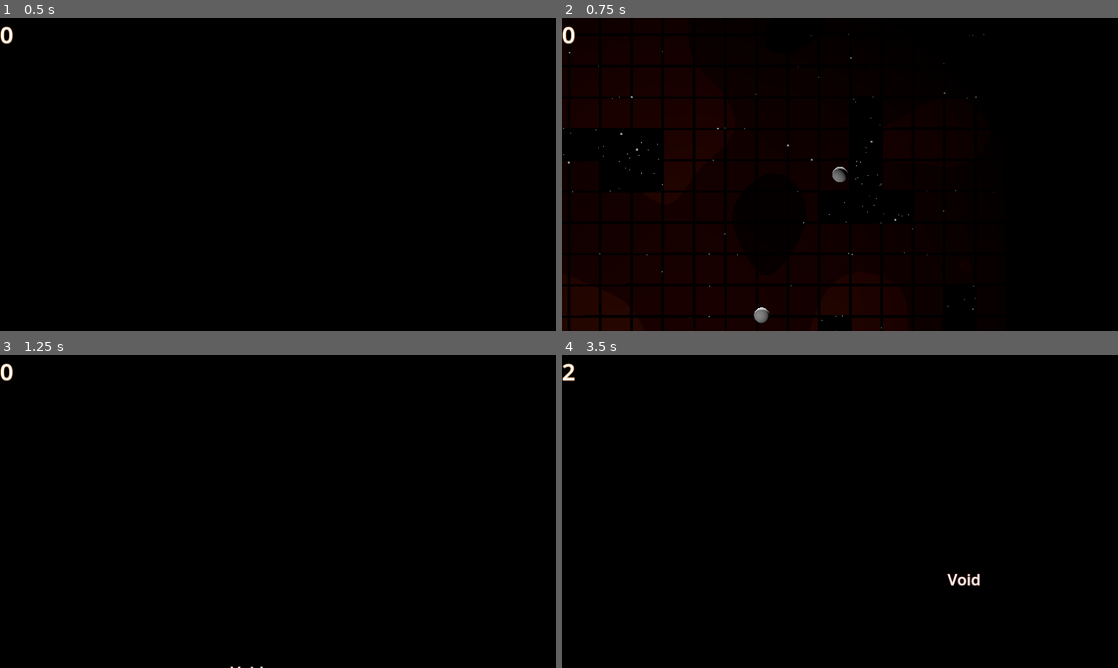
Above: before the commit, frames 1-4 (two rows, left to right).
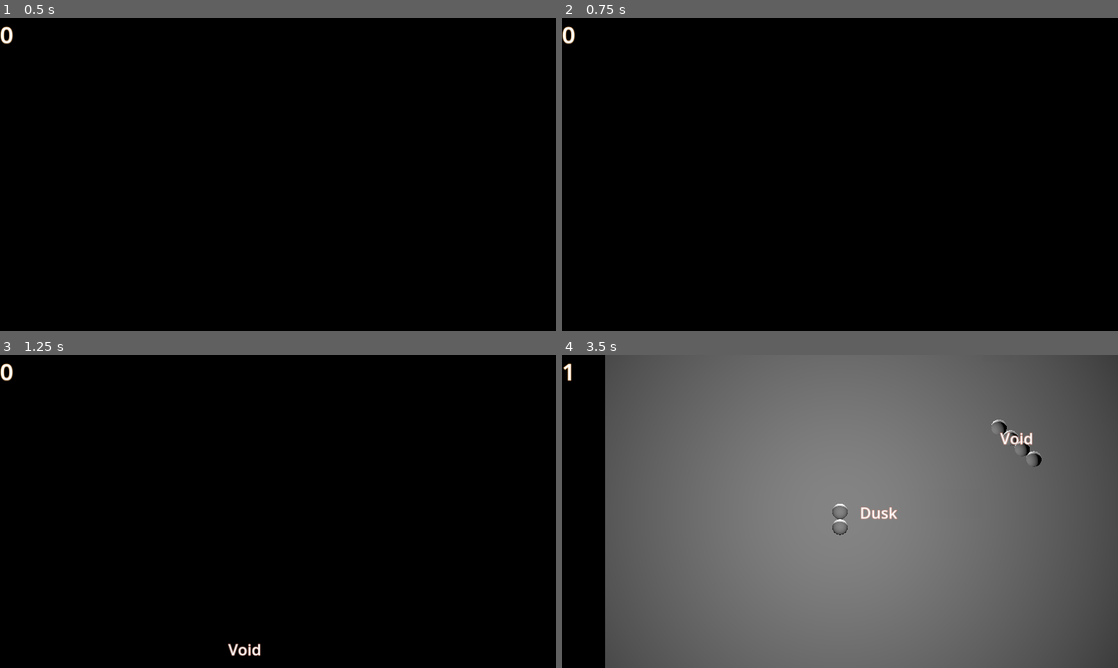
Above: after the commit, the same moments.

Repository: ilyaev/godot-snake-world
Game: Godot game, scene res://field.tscn
The game is run twice, just before and just after one commit, with the same random seed, the same clock (stepped at 60 frames per second) and the same inputs. This scene is started directly instead of the project's main scene.
Inputs:
- Up to frame 1 (0.5 s): no input
- Up to frame 2 (0.75 s): tap Enter (ui_accept) at 0.5 s; hold Right (ui_right) from 0.53 s (still down)
- Up to frame 3 (1.25 s): keep holding Right (ui_right); tap Enter (ui_accept) at 0.77 s
- Up to frame 4 (3.5 s): release Right (ui_right) at 1.28 s; hold Down (ui_down) 1.28-2.03 s; tap Enter (ui_accept) at 1.52, 3.02 s; hold Right (ui_right) 2.03-2.78 s; hold Up (ui_up) from 2.78 s (still down)

Frame 1 is identical in both runs. In frame 2, 7.7% of the frame differs, in the area x 0-78%, y 5-100%; in frame 3, 0.2%; in frame 4, 92%, in the area x 0-100%, y 0-100%.

Commit message:
feat: wall blocks

Diff:
--- a/board.gdshader
+++ b/board.gdshader
@@ -3,6 +3,7 @@
 uniform sampler2D level : filter_nearest;
 uniform sampler2D noise;
 uniform float disolve;
+instance uniform vec2 dimensions;
 
 float n21(vec2 n) {
     return fract(sin(dot(n, vec2(12.9898 + floor(1.), 4.1414))) * 43758.5453);
@@ -28,7 +29,7 @@
 }
 
 void fragment() {
-	float size = 20.;
+	vec2 size = dimensions;
 
 	vec2 uv = fract(UV*size);
 	vec2 id = floor(UV*size);
@@ -52,23 +53,27 @@
 
 	float plasma_scale = TIME * .3;
 
-	vec3 t = texture(noise, UV/2. + vec2(TIME * -0.01, sin(TIME)*.01)).rgb;
+	vec2 duv = UV;
+	if (dimensions.x > dimensions.y) {
+		duv.y /= dimensions.x / dimensions.y;
+	} else {
+		duv.x /= dimensions.y / dimensions.x;
+	}
+
+	vec3 t = texture(noise, duv/2. + vec2(TIME * -0.01, sin(TIME)*.01)).rgb;
 	vec3 p = max(step(.4+sin(plasma_scale)*.1, t)*.1, step(.6+cos(plasma_scale)*.1, t)*.2);
 	p = max(p, step(8.+cos(plasma_scale+sin(plasma_scale))*.1, t)*.3);
 	ALBEDO -= mix(vec3(0.), ALBEDO, p.r)*3.;
 	ALBEDO -= t*.025;
 
 	if (disolve > 0.) {
-		ALBEDO = step(disolve,texture(noise, UV*2.).rgb) * ALBEDO;
+		ALBEDO = step(disolve,texture(noise, duv*2.).rgb) * ALBEDO;
 	}
 
-
-
 	if (ALBEDO.r == 0. || border == 0.) {
-		ALBEDO = draw_background(UV, TIME, 80) + draw_background(UV, TIME, 160) + draw_background(UV, TIME, 180);
+		ALBEDO = draw_background(duv, TIME, 80) + draw_background(duv, TIME, 160) + draw_background(duv, TIME, 180);
 	} else {
 		ROUGHNESS = ALBEDO.r;
 	}
 
-
 }
--- /dev/null
+++ b/board_material.tres
@@ -0,0 +1,20 @@
+[gd_resource type="ShaderMaterial" load_steps=5 format=3 uid="uid://c4syv7aamw8qp"]
+
+[ext_resource type="Shader" path="res://board.gdshader" id="1_mdn1o"]
+[ext_resource type="Texture2D" uid="uid://bd0ewd5v5stm8" path="res://levels/level1.png" id="2_7g0ie"]
+
+[sub_resource type="FastNoiseLite" id="FastNoiseLite_c6iac"]
+noise_type = 4
+seed = 4
+fractal_octaves = 4
+
+[sub_resource type="NoiseTexture2D" id="NoiseTexture2D_ow14o"]
+seamless = true
+noise = SubResource("FastNoiseLite_c6iac")
+
+[resource]
+render_priority = 0
+shader = ExtResource("1_mdn1o")
+shader_parameter/disolve = 2.08165e-12
+shader_parameter/level = ExtResource("2_7g0ie")
+shader_parameter/noise = SubResource("NoiseTexture2D_ow14o")
--- a/field.gd
+++ b/field.gd
@@ -1,30 +1,39 @@
+@tool
 extends Node3D
 class_name Field
 
-const SPAWN_RANDOM := 10.0
-
-var T := 0.0
-
 @export var player_scene : PackedScene
 @export var slate_colors : Array[Color] = []
-@export var noise_texture : Texture
-@export var noise_textures : Array[Texture] = []
-
-@export var level := 0
-
+@export var level_id := 0:
+	set(new_level_id):
+		level_id = new_level_id
+		level = load("res://levels/level"+str(new_level_id)+".tscn").instantiate()
+		for child in get_children():
+			if child is Level:
+				child.queue_free()
+		level.build_maps()
+		empty_map = level.empty_map
+		field_map = level.field_map
+		block_map = level.block_map
+		add_child(level)
+
+const SPAWN_RANDOM := 10.0
+var T := 0.0
+var noise_texture : Texture
+var level : Level
 var empty_map : Dictionary = {}
+var block_map : Dictionary = {}
 var color_map : Dictionary = {}
-
 var field_map = FieldMap.new()
 
 func _ready():
+	if Engine.is_editor_hint():
+		return
+
 	# We only need to spawn players on the server.
 	set_physics_process(multiplayer.is_server())
-	noise_texture = noise_textures[level]
 	# Connect camera to player position
 	Events.PLAYER_POSITION.connect(func (pos): $Camera.position = Vector3(pos.x, pos.y, $Camera.position.z))
-
-	$board.get_active_material(0).set_shader_parameter("level", noise_texture)
 
 	if not multiplayer.is_server():
 		return
@@ -40,17 +49,6 @@
 	if not OS.has_feature("dedicated_server"):
 		add_player(1)
 		add_player(2)
-
-	var level_image = noise_texture.get_image()
-	for x in range(-9, 10):
-		for y in range(-9, 10):
-			var is_empty = false
-			var pixel = level_image.get_pixelv(Vector2(x, y * -1) + Vector2(10, 10)).r
-			if pixel > .1:
-				is_empty = true
-			empty_map[str(x) + '_' + str(y)] = is_empty
-
-	field_map.init(level_image)
 
 func _physics_process(delta):
 	T += delta
@@ -70,12 +68,8 @@
 
 func spawn_food():
 	var food = preload("res://food.tscn").instantiate()
-	var food_pos
-	for i in range(0,20):
-		food_pos = Vector3(randi_range(-8, 8) * 2 + 1,randi_range(-8, 8) * 2 + 1,.8)
-		if is_board_empty(food_pos):
-			break
-	food.position = food_pos
+	var food_pos = level.find_empty_cell_center()
+	food.position = Vector3(food_pos.x, food_pos.y, .8)
 	food.type = 'food'
 	if randf() > .2:
 		food.type = 'slate'
@@ -83,6 +77,8 @@
 	Callable($Objects.add_child).call_deferred(food, true)
 
 func _exit_tree():
+	if Engine.is_editor_hint():
+		return
 	if not multiplayer.is_server():
 		return
 	multiplayer.peer_connected.disconnect(add_player)
@@ -103,16 +99,18 @@
 	character.name = str(id)
 	character.title = get_random_name()
 	character.index = $Players.get_child_count()
-	if id != 1:
-		var pos = Vector3(float(randi_range(-SPAWN_RANDOM, SPAWN_RANDOM)), float(randi_range(-SPAWN_RANDOM, SPAWN_RANDOM)), 0)
-		character.pos = pos
-		character.get_node('head').position = pos
-	else:
+
+	var pos = level.find_empty_cell_center()
+	character.pos = pos
+	character.get_node('head').position = pos
+
+	if id == 1:
 		character.color = Vector3(.0,.0,.0)
 		character.is_autopilot = true
 		character.get_node('Autopilot').is_active = true
 		character.get_node('Autopilot').field = self
 		character.title = 'Void'
+
 	character.get_node("Title").set_text(character.title)
 	character.change_cell.connect(on_player_cell_change)
 	character.change_state.connect(on_player_state_change)
@@ -138,6 +136,11 @@
 
 
 func on_player_state_change(state : String, current_state : String, player : Player):
+	if state == 'PlayerNormal' and current_state == 'PlayerEliminated':
+		var pos = level.find_empty_cell_center()
+		player.pos = pos
+		player.get_node("head").position = pos
+
 	if state == 'PlayerEliminated':
 		if player.player == multiplayer.get_unique_id():
 			$StateMachine.transit("FieldGameover")
@@ -151,7 +154,6 @@
 func on_player_cell_change(cell_pos, player):
 	if !multiplayer.is_server():
 		return
-	#add_bolt(player.pos, get_server_snake().pos)
 	var is_empty = is_board_empty(cell_pos)
 	if is_empty:
 		if player.get_state() == 'PlayerCarrySlate':
--- a/field.tscn
+++ b/field.tscn
@@ -1,14 +1,10 @@
-[gd_scene load_steps=30 format=3 uid="uid://b1psoaww4dkmv"]
+[gd_scene load_steps=19 format=3 uid="uid://b1psoaww4dkmv"]
 
 [ext_resource type="Script" path="res://field.gd" id="1_a1q4k"]
 [ext_resource type="PackedScene" uid="uid://cw8w6clmxedi6" path="res://player.tscn" id="2_yh3il"]
-[ext_resource type="Shader" path="res://board.gdshader" id="3_6dudo"]
 [ext_resource type="Shader" path="res://back.gdshader" id="4_82mon"]
-[ext_resource type="Texture2D" uid="uid://bhv87mpitw43w" path="res://levels/level2.png" id="4_hy2cv"]
-[ext_resource type="Texture2D" uid="uid://bd0ewd5v5stm8" path="res://levels/level1.png" id="5_1rdm2"]
 [ext_resource type="Script" path="res://states/state_machine.gd" id="5_8eoi3"]
 [ext_resource type="Script" path="res://states/field_start.gd" id="6_gd6xd"]
-[ext_resource type="Shader" path="res://wall.gdshader" id="6_t1cal"]
 [ext_resource type="Script" path="res://states/field_game.gd" id="7_ioieq"]
 [ext_resource type="Script" path="res://states/field_gameover.gd" id="8_mswy3"]
 
@@ -18,7 +14,7 @@
 
 [sub_resource type="QuadMesh" id="QuadMesh_i23sf"]
 material = SubResource("ShaderMaterial_iiyic")
-size = Vector2(80, 80)
+size = Vector2(160, 160)
 
 [sub_resource type="FastNoiseLite" id="FastNoiseLite_lsepe"]
 
@@ -50,18 +46,6 @@
 "transitions": PackedFloat32Array(1),
 "update": 0,
 "values": [0.0]
-}
-tracks/1/type = "value"
-tracks/1/imported = false
-tracks/1/enabled = true
-tracks/1/path = NodePath("%screen/../../board:mesh:material:shader_parameter/disolve")
-tracks/1/interp = 1
-tracks/1/loop_wrap = true
-tracks/1/keys = {
-"times": PackedFloat32Array(0),
-"transitions": PackedFloat32Array(1),
-"update": 0,
-"values": [2.08165e-12]
 }
 
 [sub_resource type="Animation" id="Animation_vggfv"]
@@ -79,18 +63,6 @@
 "update": 0,
 "values": [1.0, 1.0, 0.0]
 }
-tracks/1/type = "value"
-tracks/1/imported = false
-tracks/1/enabled = true
-tracks/1/path = NodePath("%screen/../../board:mesh:material:shader_parameter/disolve")
-tracks/1/interp = 1
-tracks/1/loop_wrap = true
-tracks/1/keys = {
-"times": PackedFloat32Array(0, 0.7),
-"transitions": PackedFloat32Array(1, 1),
-"update": 0,
-"values": [2.08165e-12, 1.0]
-}
 
 [sub_resource type="Animation" id="Animation_5uwg7"]
 resource_name = "show"
@@ -107,18 +79,6 @@
 "update": 0,
 "values": [0.0, 0.0, 1.0]
 }
-tracks/1/type = "value"
-tracks/1/imported = false
-tracks/1/enabled = true
-tracks/1/path = NodePath("%screen/../../board:mesh:material:shader_parameter/disolve")
-tracks/1/interp = 1
-tracks/1/loop_wrap = true
-tracks/1/keys = {
-"times": PackedFloat32Array(0, 0.7),
-"transitions": PackedFloat32Array(1, 1),
-"update": 0,
-"values": [1.0, 2.08165e-12]
-}
 
 [sub_resource type="AnimationLibrary" id="AnimationLibrary_w8csh"]
 _data = {
@@ -127,51 +87,18 @@
 "show": SubResource("Animation_5uwg7")
 }
 
-[sub_resource type="FastNoiseLite" id="FastNoiseLite_jlru7"]
-noise_type = 3
-seed = 9
-fractal_octaves = 2
-
-[sub_resource type="NoiseTexture2D" id="NoiseTexture2D_hp20g"]
-seamless = true
-noise = SubResource("FastNoiseLite_jlru7")
-
-[sub_resource type="ShaderMaterial" id="ShaderMaterial_x2atr"]
-render_priority = 0
-shader = ExtResource("3_6dudo")
-shader_parameter/disolve = 2.08165e-12
-shader_parameter/level = ExtResource("5_1rdm2")
-shader_parameter/noise = SubResource("NoiseTexture2D_hp20g")
-
-[sub_resource type="QuadMesh" id="QuadMesh_ylyq7"]
-material = SubResource("ShaderMaterial_x2atr")
-size = Vector2(40, 40)
-
-[sub_resource type="ShaderMaterial" id="ShaderMaterial_gxxba"]
-render_priority = 0
-shader = ExtResource("6_t1cal")
-
-[sub_resource type="BoxMesh" id="BoxMesh_ir1tk"]
-material = SubResource("ShaderMaterial_gxxba")
-size = Vector3(42, 1, 1)
-
-[sub_resource type="BoxShape3D" id="BoxShape3D_apf7b"]
-size = Vector3(41.5, 1, 1)
-
 [sub_resource type="SceneReplicationConfig" id="SceneReplicationConfig_pn3fl"]
-properties/0/path = NodePath(".:level")
-properties/0/spawn = true
-properties/0/replication_mode = 0
 
 [node name="World" type="Node3D"]
 script = ExtResource("1_a1q4k")
 player_scene = ExtResource("2_yh3il")
 slate_colors = Array[Color]([Color(0.964706, 0.298039, 0.184314, 1), Color(0.207843, 0.694118, 0.129412, 1), Color(0.415686, 0.415686, 0.415686, 1)])
-noise_texture = ExtResource("5_1rdm2")
-noise_textures = Array[Texture]([ExtResource("5_1rdm2"), ExtResource("4_hy2cv")])
+level_id = 1
 metadata/dimension = Vector2(0, 0)
 
 [node name="Players" type="Node3D" parent="."]
+
+[node name="Map" type="Node3D" parent="."]
 
 [node name="back" type="MeshInstance3D" parent="."]
 transform = Transform3D(1, 0, 0, 0, 1, 0, 0, 0, 1, 0, 0, -0.97367)
@@ -182,6 +109,12 @@
 transform = Transform3D(1, 0, 0, 0, 1, 0, 0, 0, 1, 0, 0, 12.5537)
 projection = 1
 size = 20.0
+
+[node name="OmniLight3D" type="OmniLight3D" parent="Camera"]
+transform = Transform3D(1, 0, 0, 0, 1, 0, 0, 0, 1, 0, 0, -3.09279)
+light_specular = 0.0
+omni_range = 30.0
+omni_attenuation = 0.0384733
 
 [node name="screen" type="MeshInstance3D" parent="Camera"]
 unique_name_in_owner = true
@@ -201,59 +134,12 @@
 _spawnable_scenes = PackedStringArray("res://player.tscn")
 spawn_path = NodePath("../Players")
 
-[node name="OmniLight3D" type="OmniLight3D" parent="."]
-transform = Transform3D(1, 0, 0, 0, 1, 0, 0, 0, 1, 0, 0, 9.46091)
-light_specular = 0.0
-omni_range = 30.0
-omni_attenuation = 0.0384733
-
 [node name="DirectionalLight3D" type="DirectionalLight3D" parent="."]
 transform = Transform3D(-0.840985, -0.539857, 0.0360349, -0.344182, 0.585175, 0.73424, -0.417471, 0.605083, -0.677933, 0.957167, 0, 26.7304)
 light_energy = 2.0
 light_indirect_energy = 3.262
 shadow_enabled = true
 sky_mode = 1
-
-[node name="board" type="MeshInstance3D" parent="."]
-mesh = SubResource("QuadMesh_ylyq7")
-
-[node name="Top" type="StaticBody3D" parent="board"]
-transform = Transform3D(1, 0, 0, 0, 1, 0, 0, 0, 1, 2.08165e-12, 20.5, 0.523)
-
-[node name="MeshInstance3D" type="MeshInstance3D" parent="board/Top"]
-mesh = SubResource("BoxMesh_ir1tk")
-
-[node name="CollisionShape3D" type="CollisionShape3D" parent="board/Top"]
-shape = SubResource("BoxShape3D_apf7b")
-
-[node name="Bottom" type="StaticBody3D" parent="board"]
-transform = Transform3D(1, 0, 0, 0, 1, 0, 0, 0, 1, 2.08165e-12, -20.5, 0.523)
-
-[node name="MeshInstance3D" type="MeshInstance3D" parent="board/Bottom"]
-mesh = SubResource("BoxMesh_ir1tk")
-
-[node name="CollisionShape3D" type="CollisionShape3D" parent="board/Bottom"]
-shape = SubResource("BoxShape3D_apf7b")
-
-[node name="Left" type="StaticBody3D" parent="board"]
-transform = Transform3D(-4.37114e-08, -1, 3.48787e-16, 1, -4.37114e-08, -3.48787e-16, 3.48787e-16, 3.48787e-16, 1, -20.5, 2.08165e-12, 0.523)
-
-[node name="MeshInstance3D" type="MeshInstance3D" parent="board/Left"]
-transform = Transform3D(1, 1.21652e-31, 0, 1.21652e-31, 1, 0, 0, 0, 1, 0, 0, 0)
-mesh = SubResource("BoxMesh_ir1tk")
-
-[node name="CollisionShape3D" type="CollisionShape3D" parent="board/Left"]
-shape = SubResource("BoxShape3D_apf7b")
-
-[node name="Right" type="StaticBody3D" parent="board"]
-transform = Transform3D(-4.37114e-08, -1, 3.48787e-16, 1, -4.37114e-08, -3.48787e-16, 3.48787e-16, 3.48787e-16, 1, 20.5, 2.08165e-12, 0.523)
-
-[node name="MeshInstance3D" type="MeshInstance3D" parent="board/Right"]
-transform = Transform3D(1, 1.21652e-31, 0, 1.21652e-31, 1, 0, 0, 0, 1, 0, 0, 0)
-mesh = SubResource("BoxMesh_ir1tk")
-
-[node name="CollisionShape3D" type="CollisionShape3D" parent="board/Right"]
-shape = SubResource("BoxShape3D_apf7b")
 
 [node name="ObjectsSpawner" type="MultiplayerSpawner" parent="."]
 _spawnable_scenes = PackedStringArray("res://food.tscn", "res://slate.tscn")
--- /dev/null
+++ b/levels/block.gd
@@ -0,0 +1,50 @@
+@tool
+extends StaticBody3D
+class_name Block
+
+@export var x := 0:
+	set(new_x):
+		x = new_x
+		rebuild()
+
+@export var y := 0:
+	set(new_y):
+		y = new_y
+		rebuild()
+
+@export var width := 1:
+	set(new_width):
+		width = new_width
+		rebuild()
+
+@export var height := 1:
+	set(new_height):
+		height = new_height
+		rebuild()
+
+func _notification(what):
+	if what == NOTIFICATION_TRANSFORM_CHANGED:
+		print('NEW POS:', position)
+
+func rebuild():
+	for child in get_children():
+		child.queue_free()
+
+	var mesh = MeshInstance3D.new()
+	mesh.mesh = BoxMesh.new()
+	mesh.mesh.set_size(Vector3(round(width)*2 - .11, round(height)*2 - .11, 1.))
+	mesh.mesh.set_material(preload("res://levels/block_material.tres"))
+	mesh.set_instance_shader_parameter("dimensions", Vector2(width, height))
+	position = Vector3(x * 2 + 1.1, y * 2 + .9, .001)
+
+	add_child(mesh)
+
+	var collision = CollisionShape3D.new()
+
+	var shape = BoxShape3D.new()
+	shape.set_size(mesh.mesh.get_size())
+
+	collision.set_shape(shape)
+	add_child(collision)
+
+	pass
--- /dev/null
+++ b/levels/block.gdshader
@@ -0,0 +1,65 @@
+shader_type spatial;
+
+instance uniform vec2 dimensions;
+uniform sampler2D noise;
+
+float n21(vec2 n) {
+    return fract(sin(dot(n, vec2(12.9898 + floor(1.), 4.1414))) * 43758.5453 + TIME*.1);
+}
+
+void vertex() {
+	// Called for every vertex the material is visible on.
+}
+
+void fragment() {
+	vec2 shift = vec2(TIME*.1, 0.);//sin(TIME+cos(TIME*10.)*.1)*.1);
+	vec2 auv = fract(UV * vec2(3., 2.));
+	vec2 suv = fract((auv + shift) * dimensions);
+	vec2 sid = floor((auv + shift) * dimensions);
+
+	vec2 uv = fract(auv * dimensions);
+	vec2 id = floor(auv * dimensions);
+
+	vec3 col = vec3(0.);
+	vec3 frame_color = vec3(.9, .02, .02);
+
+	float mag = .1;
+
+	if (id.x == 0.) {
+		col = max(col, frame_color * mag/abs(uv.x-.1 + sin(TIME+SCREEN_UV.y*10.)*.1));
+	}
+	if (id.x == (dimensions.x - 1.) || dimensions.x == 1.) {
+		col = max(col, frame_color * mag/abs(.9 - uv.x  + cos(TIME+SCREEN_UV.y*10.)*.1));
+	}
+
+	if (id.y == 0.) {
+		col = max(col, frame_color * mag/abs(uv.y - .1 + sin(TIME+SCREEN_UV.x*10.)*.1));
+	}
+	if (id.y == (dimensions.y - 1.) || dimensions.y == 1.) {
+		col = max(col, frame_color * mag/abs(.9 - uv.y  + sin(TIME+SCREEN_UV.x*10.)*.1));
+	}
+
+	float cell_size = 4.;
+	vec2 cuv = fract((suv + vec2(0., 0.))*cell_size);
+	vec2 cid = floor((suv + vec2(0., 0.))*cell_size);
+
+	vec3 ccol = vec3(0.);
+	//ccol = min(step(.1, cuv.x), step(.1, cuv.y)) * frame_color;
+	float n = n21(cid+(sid*cell_size));
+	if (n > .7) {
+		ccol = vec3(.1, .9, .2);
+		if (n > .85) {
+			ccol = .5/length(cuv-.5) * vec3(.1,.9,.1);
+			//ccol = max(ccol, .2/abs(cuv.x-.5)) * vec3(.1, .9, .1);
+			//ccol = max(ccol, .2/abs(cuv.y-.5)) * vec3(.1, .9, .1);
+		}
+		ccol *= step(length(cuv-.5),.4);
+	}
+
+	ALBEDO = max(col, ccol);
+
+}
+
+void light() {
+	// Called for every pixel for every light affecting the material.
+}
--- /dev/null
+++ b/levels/block.tscn
@@ -0,0 +1,9 @@
+[gd_scene load_steps=2 format=3 uid="uid://ctfrok1744ls4"]
+
+[ext_resource type="Script" path="res://levels/block.gd" id="1_r6fvy"]
+
+[node name="block" type="StaticBody3D"]
+transform = Transform3D(1, 0, 0, 0, 1, 0, 0, 0, 1, 1, 1, 0.001)
+script = ExtResource("1_r6fvy")
+width = 6
+height = 5
--- /dev/null
+++ b/levels/block_material.tres
@@ -0,0 +1,17 @@
+[gd_resource type="ShaderMaterial" load_steps=4 format=3 uid="uid://ncxsb1bx7b0p"]
+
+[ext_resource type="Shader" path="res://levels/block.gdshader" id="1_rbhq3"]
+
+[sub_resource type="FastNoiseLite" id="FastNoiseLite_j3nss"]
+noise_type = 4
+seed = 24
+fractal_octaves = 8
+
+[sub_resource type="NoiseTexture2D" id="NoiseTexture2D_7trw5"]
+seamless = true
+noise = SubResource("FastNoiseLite_j3nss")
+
+[resource]
+render_priority = 0
+shader = ExtResource("1_rbhq3")
+shader_parameter/noise = SubResource("NoiseTexture2D_7trw5")
--- /dev/null
+++ b/levels/level.gd
@@ -0,0 +1,104 @@
+@tool
+extends MeshInstance3D
+class_name Level
+
+var dimensions := Vector2(20, 20)
+var empty_map : Dictionary = {}
+var block_map : Dictionary = {}
+var field_map = FieldMap.new()
+
+
+@export var noise_texture : Texture:
+	set(new_noise_texture):
+		noise_texture = new_noise_texture
+		var mesh2 = QuadMesh.new()
+		mesh2.set_size(noise_texture.get_size() * 2.)
+		mesh2.set_material(preload("res://board_material.tres"))
+		dimensions = noise_texture.get_size()
+		set_mesh(mesh2)
+		get_active_material(0).set_shader_parameter("level", noise_texture)
+		set_instance_shader_parameter("dimensions", dimensions)
+
+		build_walls()
+
+func get_add_node(node_name):
+	var flag = false
+	for child in get_children():
+		if child.name == node_name:
+			flag = true
+			for wall in child.get_children():
+				wall.queue_free()
+	if !flag:
+		var walls = Node3D.new()
+		walls.set_name(node_name)
+		add_child(walls)
+	return get_node(node_name)
+
+
+func build_walls():
+	get_add_node('WALLS')
+
+	add_wall('Bottom', Vector3(dimensions.x * 2 + 2, 1, 1), Vector3(0, dimensions.y * -1 - .5, .5))
+	add_wall('Top', Vector3(dimensions.x * 2 + 2, 1, 1), Vector3(0, dimensions.y + .5, .5))
+
+	add_wall('Left', Vector3(dimensions.y * 2 + 2, 1, 1), Vector3(dimensions.x + .5, 0, .5))
+	add_wall('Right', Vector3(dimensions.y * 2 + 2, 1, 1), Vector3(dimensions.x * -1 - .5, 0, .5))
+
+func add_wall(title, size, pos):
+	var mesh = MeshInstance3D.new()
+	mesh.mesh = BoxMesh.new()
+	mesh.mesh.set_size(size)
+	mesh.mesh.set_material(preload("res://levels/wall_material.tres"))
+
+	var body = StaticBody3D.new()
+	body.add_child(mesh)
+	body.position = pos
+
+	var collision = CollisionShape3D.new()
+
+	var shape = BoxShape3D.new()
+	shape.set_size(size)
+
+	collision.set_shape(shape)
+	body.add_child(collision)
+
+	if title == 'Left' or title == 'Right':
+		body.basis = Basis().rotated(Vector3.FORWARD, PI/2)
+
+	get_node('WALLS').add_child(body)
+
+
+func build_maps():
+	var level_image = noise_texture.get_image()
+	for x in range(dimensions.x/2 * -1 + 1, dimensions.x/2):
+		for y in range(dimensions.y/2 * -1 + 1, dimensions.y/2):
+			var is_empty = false
+			var pixel = level_image.get_pixelv(Vector2(x, y * -1) + dimensions/2).r
+			if pixel > .1:
+				is_empty = true
+			empty_map[str(x) + '_' + str(y)] = is_empty
+
+	field_map.init(level_image)
+
+	for block in get_children():
+		if block is Block:
+			var start_x = block.x - floor(block.width/2)
+			var start_y = block.y - floor(block.height/2)
+			for x in range(start_x, start_x + block.width):
+				for y in range(start_y, start_y + block.height):
+					block_map[str(x) + '_' + str(y)] = true
+
+func find_empty_cell_center():
+	var pos = find_empty_cell()
+	return pos * 2 + Vector3(1,1,0)
+
+func find_empty_cell():
+	var pos = Vector3(0,0,0)
+	for i in range(0, 20):
+		pos = Vector3(randi_range(0, dimensions.x), randi_range(0, dimensions.x), 0) - Vector3(dimensions.x/2, dimensions.y/2,0)
+		var key = str(pos.x) + '_' + str(pos.y)
+		if abs(pos.x) >= (dimensions.x/2 - 2) or abs(pos.y) >= (dimensions.y/2 - 2):
+			continue
+		if !empty_map[str(pos.x) + '_' + str(pos.y+1)] and !block_map.has(key):
+			break
+	return pos
--- /dev/null
+++ b/levels/level1.tscn
@@ -0,0 +1,28 @@
+[gd_scene load_steps=6 format=3 uid="uid://c6v66c2sw74ig"]
+
+[ext_resource type="Material" uid="uid://c4syv7aamw8qp" path="res://board_material.tres" id="1_in1tv"]
+[ext_resource type="Texture2D" uid="uid://bd0ewd5v5stm8" path="res://levels/level1.png" id="3_6o2gc"]
+[ext_resource type="Script" path="res://levels/level.gd" id="3_w2fnv"]
+[ext_resource type="PackedScene" uid="uid://ctfrok1744ls4" path="res://levels/block.tscn" id="4_c80bl"]
+
+[sub_resource type="QuadMesh" id="QuadMesh_ljlbo"]
+material = ExtResource("1_in1tv")
+size = Vector2(40, 40)
+
+[node name="board" type="MeshInstance3D"]
+instance_shader_parameters/dimensions = Vector2(20, 20)
+mesh = SubResource("QuadMesh_ljlbo")
+script = ExtResource("3_w2fnv")
+noise_texture = ExtResource("3_6o2gc")
+
+[node name="block" parent="." instance=ExtResource("4_c80bl")]
+transform = Transform3D(1, 0, 0, 0, 1, 0, 0, 0, 1, 1.1, 0.9, 0.001)
+width = 3
+height = 1
+
+[node name="block2" parent="." instance=ExtResource("4_c80bl")]
+transform = Transform3D(1, 0, 0, 0, 1, 0, 0, 0, 1, 5.1, 12.9, 0.001)
+x = 2
+y = 6
+width = 1
+height = 3
--- /dev/null
+++ b/levels/level2.tscn
@@ -0,0 +1,15 @@
+[gd_scene load_steps=5 format=3 uid="uid://beev6eihr6fj5"]
+
+[ext_resource type="Material" uid="uid://c4syv7aamw8qp" path="res://board_material.tres" id="1_lmq1x"]
+[ext_resource type="Script" path="res://levels/level.gd" id="2_vwprc"]
+[ext_resource type="Texture2D" uid="uid://bhv87mpitw43w" path="res://levels/level2.png" id="3_dvrw2"]
+
+[sub_resource type="QuadMesh" id="QuadMesh_oct7m"]
+material = ExtResource("1_lmq1x")
+size = Vector2(40, 40)
+
+[node name="board" type="MeshInstance3D"]
+instance_shader_parameters/dimensions = Vector2(20, 20)
+mesh = SubResource("QuadMesh_oct7m")
+script = ExtResource("2_vwprc")
+noise_texture = ExtResource("3_dvrw2")
--- /dev/null
+++ b/levels/level3.tscn
@@ -0,0 +1,15 @@
+[gd_scene load_steps=5 format=3 uid="uid://dgoyxmyoempmw"]
+
+[ext_resource type="Material" uid="uid://c4syv7aamw8qp" path="res://board_material.tres" id="1_gemgq"]
+[ext_resource type="Script" path="res://levels/level.gd" id="2_t1pjq"]
+[ext_resource type="Texture2D" uid="uid://d4lvssi010j8a" path="res://levels/level3.png" id="3_xx2md"]
+
+[sub_resource type="QuadMesh" id="QuadMesh_rhkcx"]
+material = ExtResource("1_gemgq")
+size = Vector2(80, 40)
+
+[node name="board" type="MeshInstance3D"]
+instance_shader_parameters/dimensions = Vector2(40, 20)
+mesh = SubResource("QuadMesh_rhkcx")
+script = ExtResource("2_t1pjq")
+noise_texture = ExtResource("3_xx2md")
--- a/levels/map.gd
+++ b/levels/map.gd
@@ -9,8 +9,12 @@
 var dict = {}
 
 func init(image : Image):
-	rows = image.get_width()
-	cols = image.get_height()
+	rows = image.get_height()
+	cols = image.get_width()
+	visited = []
+	islands = []
+	dict = {}
+	grid = []
 	for y in range(0, rows):
 		var row = []
 		var v_row = []
--- /dev/null
+++ b/levels/wall_material.tres
@@ -0,0 +1,7 @@
+[gd_resource type="ShaderMaterial" load_steps=2 format=3 uid="uid://c6j3dff14glm2"]
+
+[ext_resource type="Shader" path="res://wall.gdshader" id="1_hjdhb"]
+
+[resource]
+render_priority = 0
+shader = ExtResource("1_hjdhb")
--- /dev/null
+++ b/materials.tscn
@@ -0,0 +1,12 @@
+[gd_scene load_steps=3 format=3 uid="uid://b7f6mhtaoajbo"]
+
+[ext_resource type="Material" uid="uid://ncxsb1bx7b0p" path="res://levels/block_material.tres" id="1_bd44s"]
+
+[sub_resource type="BoxMesh" id="BoxMesh_t32l3"]
+size = Vector3(10, 4, 1)
+
+[node name="Materials" type="Node3D"]
+
+[node name="Block" type="MeshInstance3D" parent="."]
+mesh = SubResource("BoxMesh_t32l3")
+surface_material_override/0 = ExtResource("1_bd44s")
--- a/slate.tscn
+++ b/slate.tscn
@@ -25,7 +25,7 @@
 
 [node name="slate" type="MeshInstance3D"]
 transform = Transform3D(1, 0, 0, 0, 1, 0, 0, 0, 1, 1.07, 0.93, 0.001)
-instance_shader_parameters/color = null
+instance_shader_parameters/color = Color(0, 0, 0, 1)
 mesh = SubResource("QuadMesh_yi1hh")
 script = ExtResource("1_ldu3i")
 
--- a/states/player_eliminated.gd
+++ b/states/player_eliminated.gd
@@ -12,8 +12,8 @@
 	player.get_node("PlayerInput").direction = Vector3(0,0,0)
 	player.get_node("PlayerInput").next_direction = player.get_node("PlayerInput").direction
 	await get_tree().create_timer(1.).timeout
-	player.pos = Vector3(randi_range(-5,5),randi_range(-5,5),0)
-	player.get_node("head").position = player.pos
+	#player.pos = Vector3(randi_range(-5,5),randi_range(-5,5),0)
+	#player.get_node("head").position = player.pos
 
 	get_parent().transit("PlayerNormal")
 
Binary file added: levels/level3.png
Not shown, changed: levels/level3.png.import
